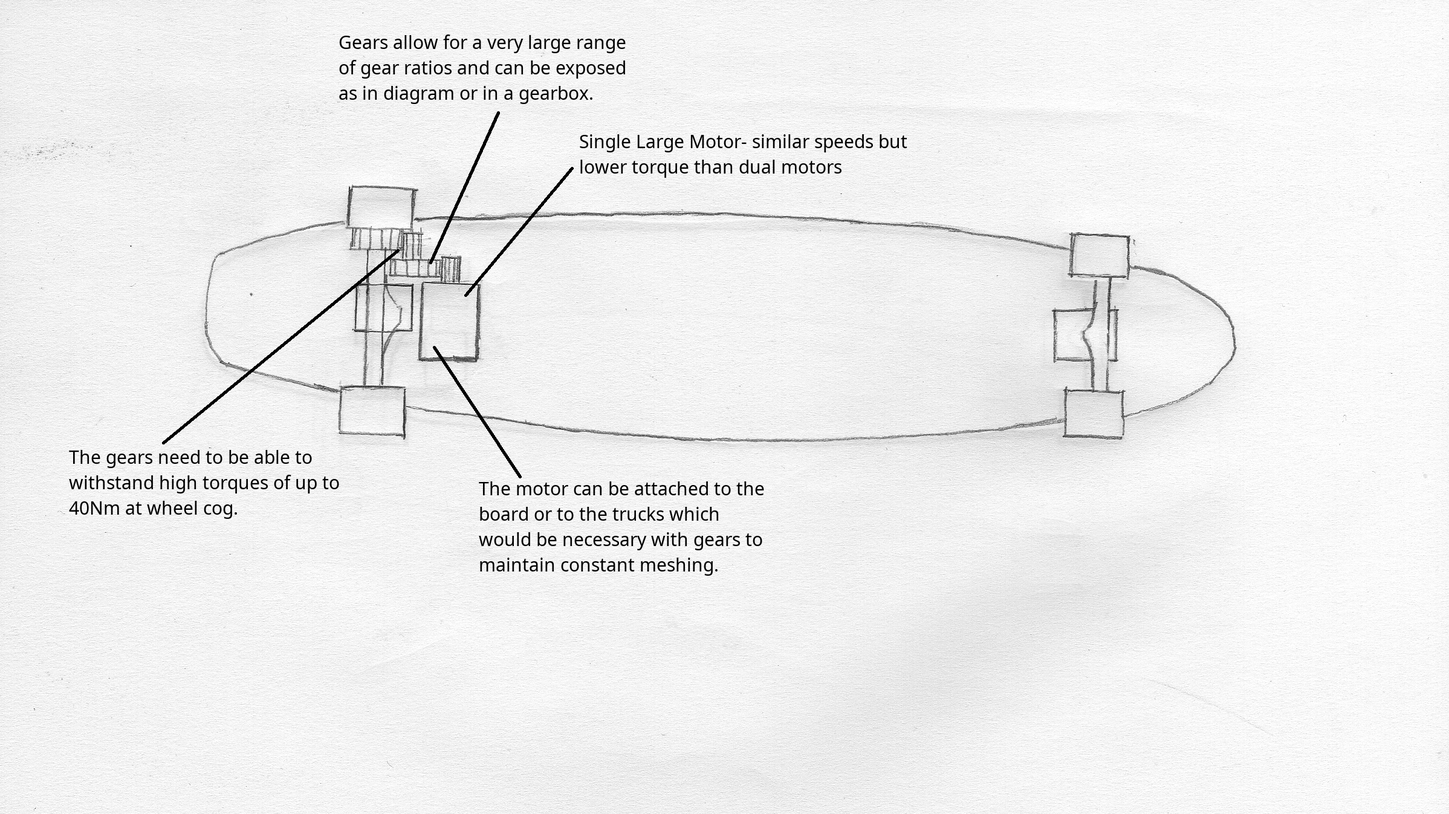
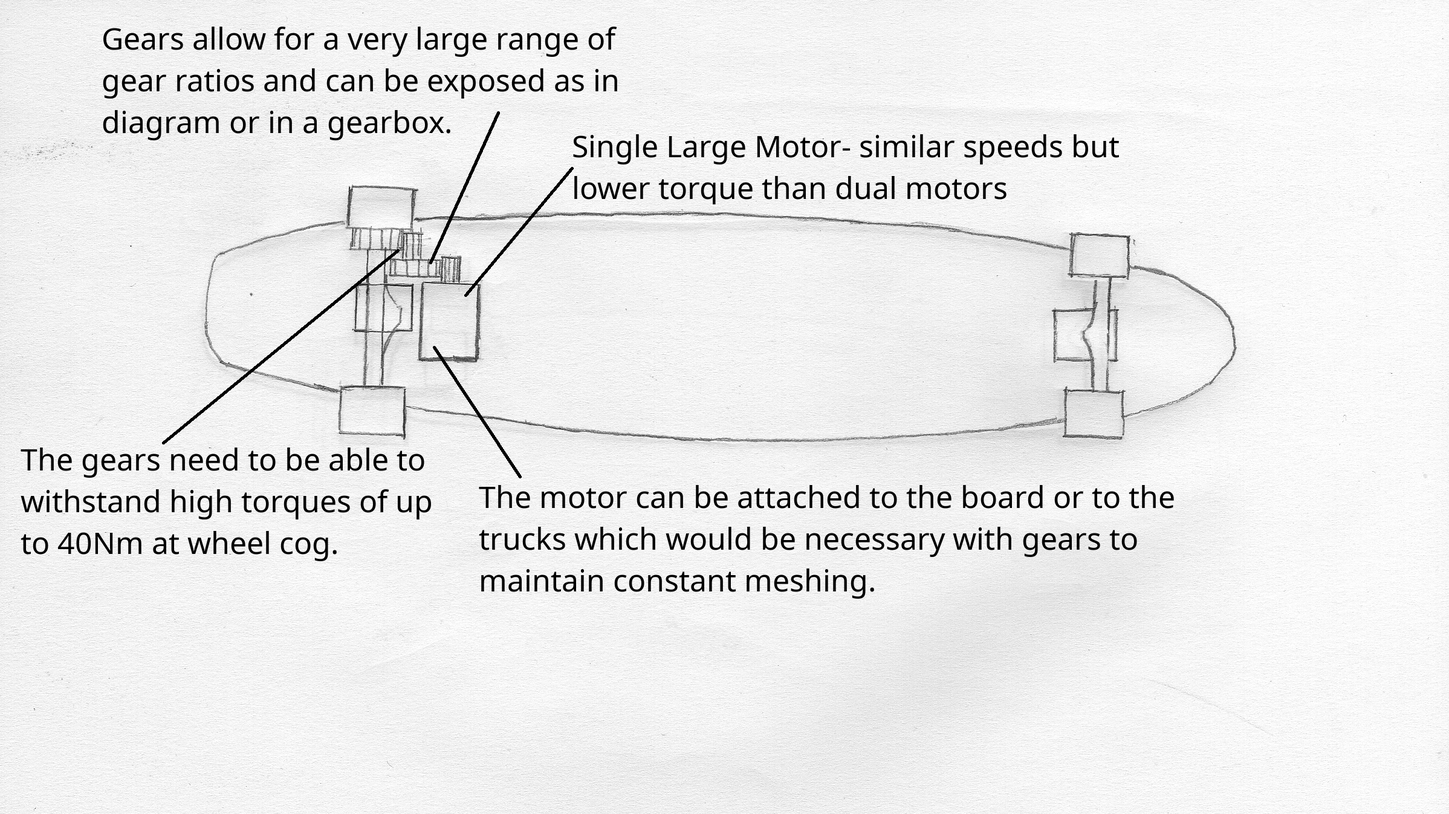
Revision of a layered 1449 × 814 image; what changed, layer by layer:
painted on "The motor can be attached to t..." over [478, 481, 1175, 599]
painted on "Text Layer" over [102, 26, 626, 141]
painted on "Single Large Motor- similar sp..." over [573, 134, 1120, 205]
painted on "The gears need to be able to w..." over [20, 447, 432, 562]
